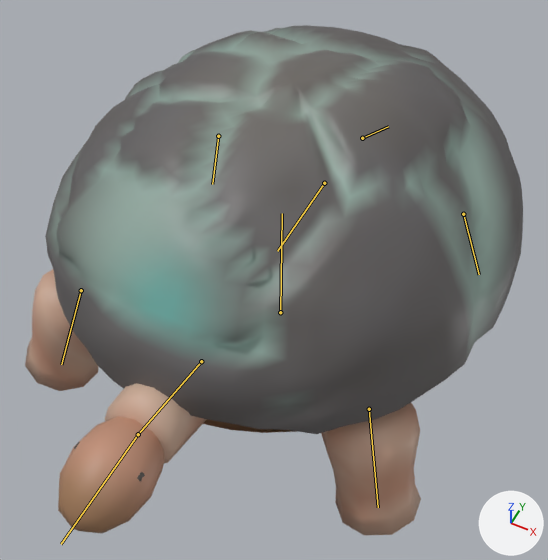
An edit to the glTF model assets/creatures/slag_tortoise/slag_tortoise.glb, drawn before and after from the same camera.
Camera for both pictures: a camera (50 mm lens) standing at (0.656, -1.361, 1.843) and looking at (0.044, -0.136, 0.312). The axes (+X, +Y, +Z) are drawn at lower right. The lights are the same throughout. The older version comes first. The bones that bend it are drawn over the model as lines.

The first picture shows 'slag_tortoise'.
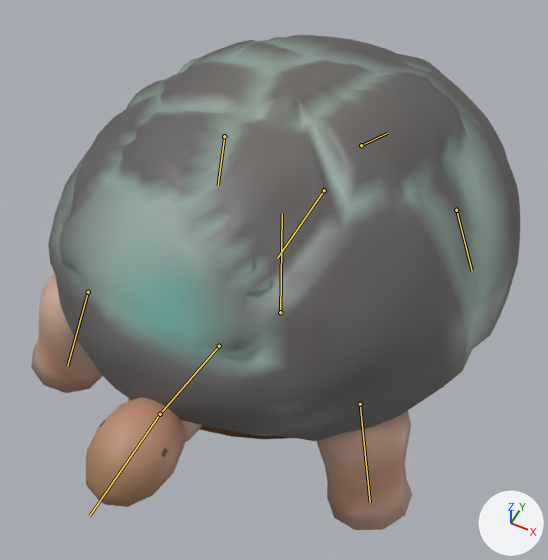
The newer file adds an action. The first version stands in its rest pose; the second is drawn at frame 8 of the action 'idle_b'.

Boxes (x1, y1, x2, y2) around the edits, measured in the pictures (548 x 560 px):
'slag_tortoise', posed: before (25, 25, 523, 536); after (31, 35, 520, 530)
bone 'shell', root to tip: before (324, 183) to (277, 251); after (324, 190) to (277, 258)
bone 'neck', root to tip: before (201, 361) to (138, 434); after (219, 346) to (160, 414)
bone 'leg_fl', root to tip: before (369, 409) to (378, 507); after (360, 404) to (370, 502)
bone 'leg_fr', root to tip: before (81, 290) to (61, 364); after (88, 292) to (67, 366)
bone 'leg_bl', root to tip: before (463, 214) to (479, 274); after (456, 210) to (472, 271)
bone 'leg_br', root to tip: before (218, 136) to (212, 184); after (224, 136) to (218, 185)

The edits, one by one:
Bone 'shell' (bone_shell) moves from (0.0, 0.0, 0.0) to (0.0, 0.0, -0.03).
Bone 'neck' (bone_neck) moves from (0.0, 0.0, 0.0) to (0.0, -0.083, -0.012).
Bone 'leg_fl' (bone_leg_fl) moves from (0.0, 0.0, 0.0) to (-0.01, -0.04, -0.013).
Bone 'leg_fr' (bone_leg_fr) moves from (0.0, 0.0, 0.0) to (0.01, -0.04, -0.013).
Bone 'leg_bl' (bone_leg_bl) moves from (0.0, 0.0, 0.0) to (-0.015, -0.04, 0.006).
Bone 'leg_br' (bone_leg_br) moves from (0.0, 0.0, 0.0) to (0.015, -0.04, 0.006).
